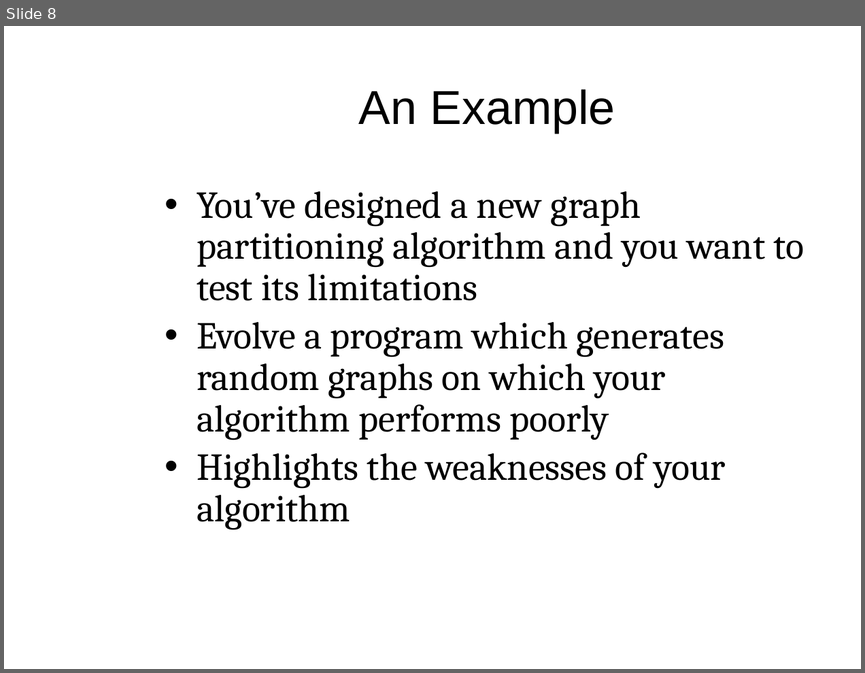
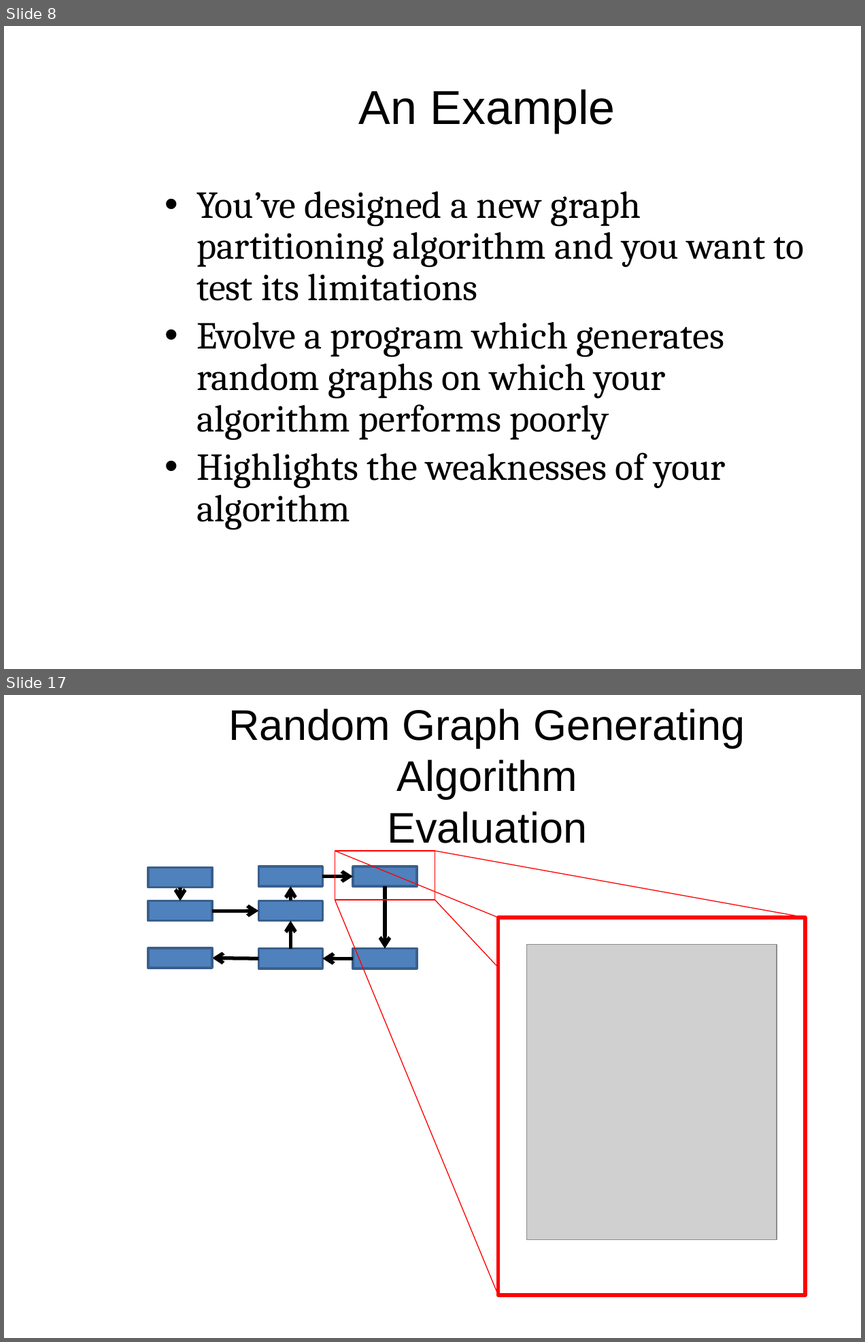
Before and after one commit to mam446/GraphEvo, a slide deck: documents/PopeMartinGraphTheoryPresentation.pptx. Shown one above the other, each under a label of ours: slide 8 before the commit, slides 8 and 17 after it; the slides between them are not shown. The pictures are 865x673 and 865x1342 pixels, drawn with LibreOffice and Linux fonts; fonts in the diff are those of the drawing; grey boxes stand for pictures; background and template pictures are left out. Boxes give left, top, right and bottom in pixels: in the first picture for what was removed or moved away, otherwise in the second. Text is boxed around its words. In the diff, an @@ line names an element or a change of style, - is before the commit and + after.

```diff
--- a/documents/PopeMartinGraphTheoryPresentation.pptx
+++ b/documents/PopeMartinGraphTheoryPresentation.pptx
@@ slide 17 added at [4, 695, 861, 1338], background picture (left out) @@
@@ title added at [228, 709, 745, 843], 36 pt, text #000000 @@
+Random Graph Generating Algorithm
+Evaluation
@@ rectangle added at [334, 851, 435, 900], outline #FF0000 1 pt @@
@@ line added from (334, 851) to (498, 917), #FF0000 0.75 pt @@
@@ line added from (435, 851) to (805, 917), #FF0000 0.75 pt @@
@@ line added from (334, 900) to (498, 1295), #FF0000 0.75 pt @@
@@ line added from (435, 900) to (805, 1295), #FF0000 0.75 pt @@
@@ rectangle added at [498, 917, 805, 1295], fill #FFFFFF, outline #FF0000 3 pt @@
@@ group added at [148, 866, 417, 968]: 8 rectangles, 8 arrows @@
@@ picture added at [527, 945, 777, 1240] @@
```
Also in this commit, not shown: 1 slide changed, 21 other slides added, 3 slides removed.
